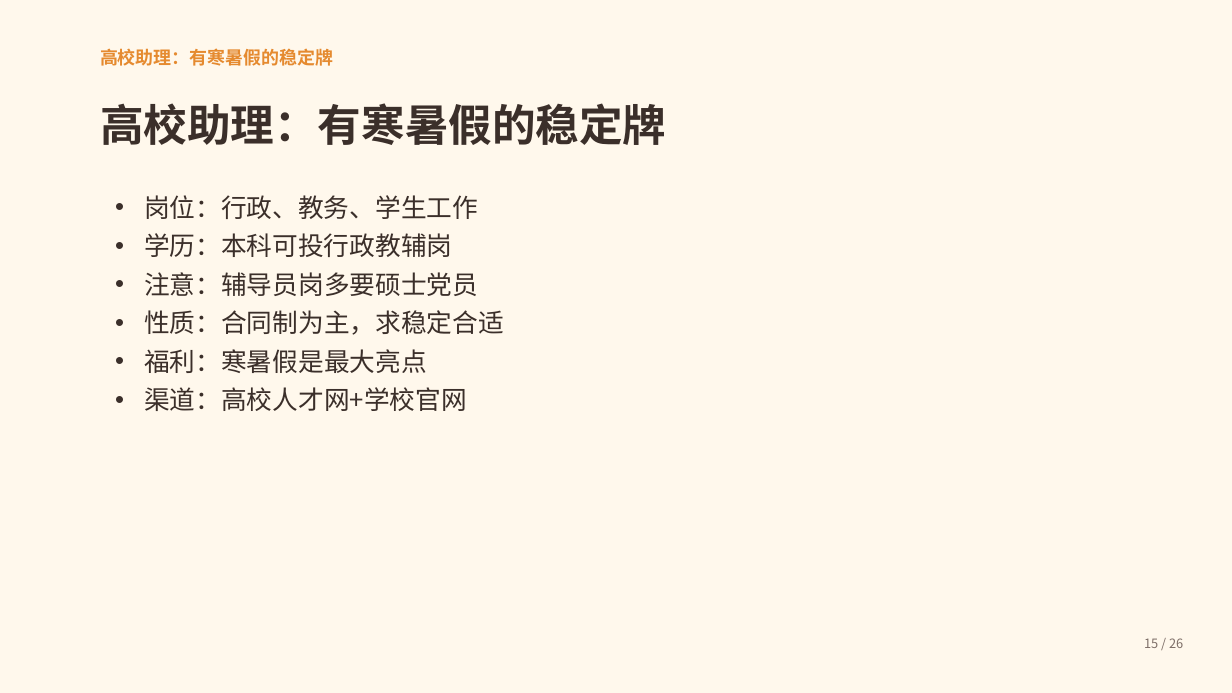
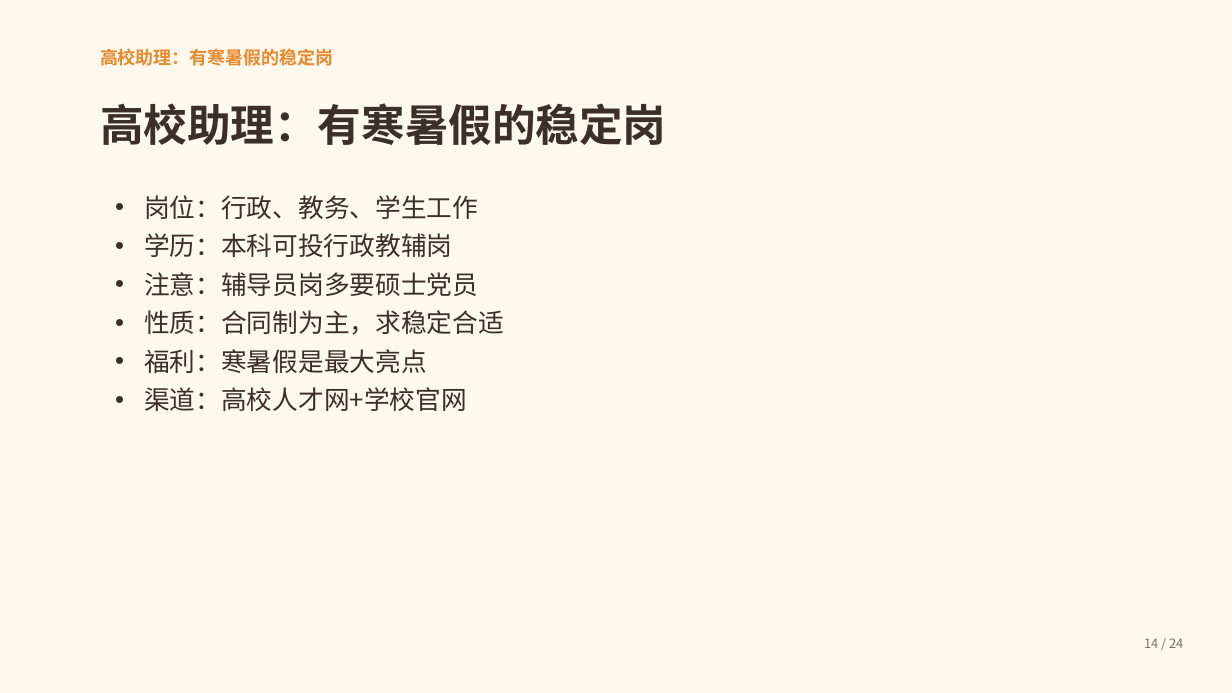
Before and after one commit to Honglixi99/Honglixi99.github.io, a slide deck: slide 14 of static/lulu/ppt/career-guide.pptx (slide 15 before the commit). Drawn at 1232x693 pixels with LibreOffice and Linux fonts; fonts in the diff are those of the drawing. Boxes give left, top, right and bottom in pixels: in the first picture for what was removed or moved away, otherwise in the second. Text is boxed around its words. In the diff, an @@ line names an element or a change of style, - is before the commit and + after.

```diff
--- a/static/lulu/ppt/career-guide.pptx
+++ b/static/lulu/ppt/career-guide.pptx
@@ text at [100,48,334,66]: text changed @@
-高校助理：有寒暑假的稳定牌
+高校助理：有寒暑假的稳定岗
@@ text at [100,103,666,145]: text changed @@
-高校助理：有寒暑假的稳定牌
+高校助理：有寒暑假的稳定岗
@@ text at [1144,638,1183,648]: text changed @@
-15 / 26
+14 / 24
```
Also in this commit, not shown: 23 other slides changed, 2 slides removed, 4 other files.
